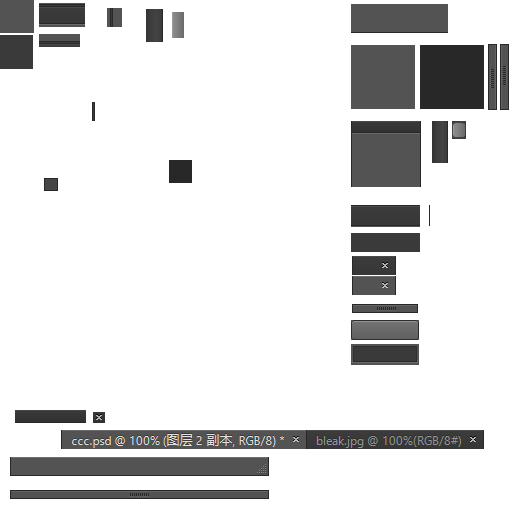
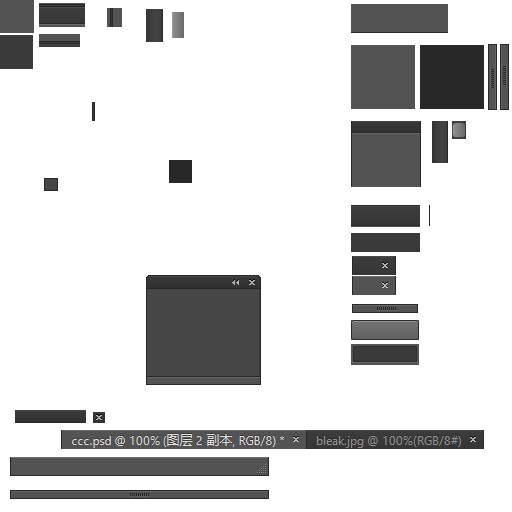
The second 512x512 image is a revision of the first. Changes to its layers:
added layer "图层 22" above "图层 21" over [146, 275, 261, 385]
